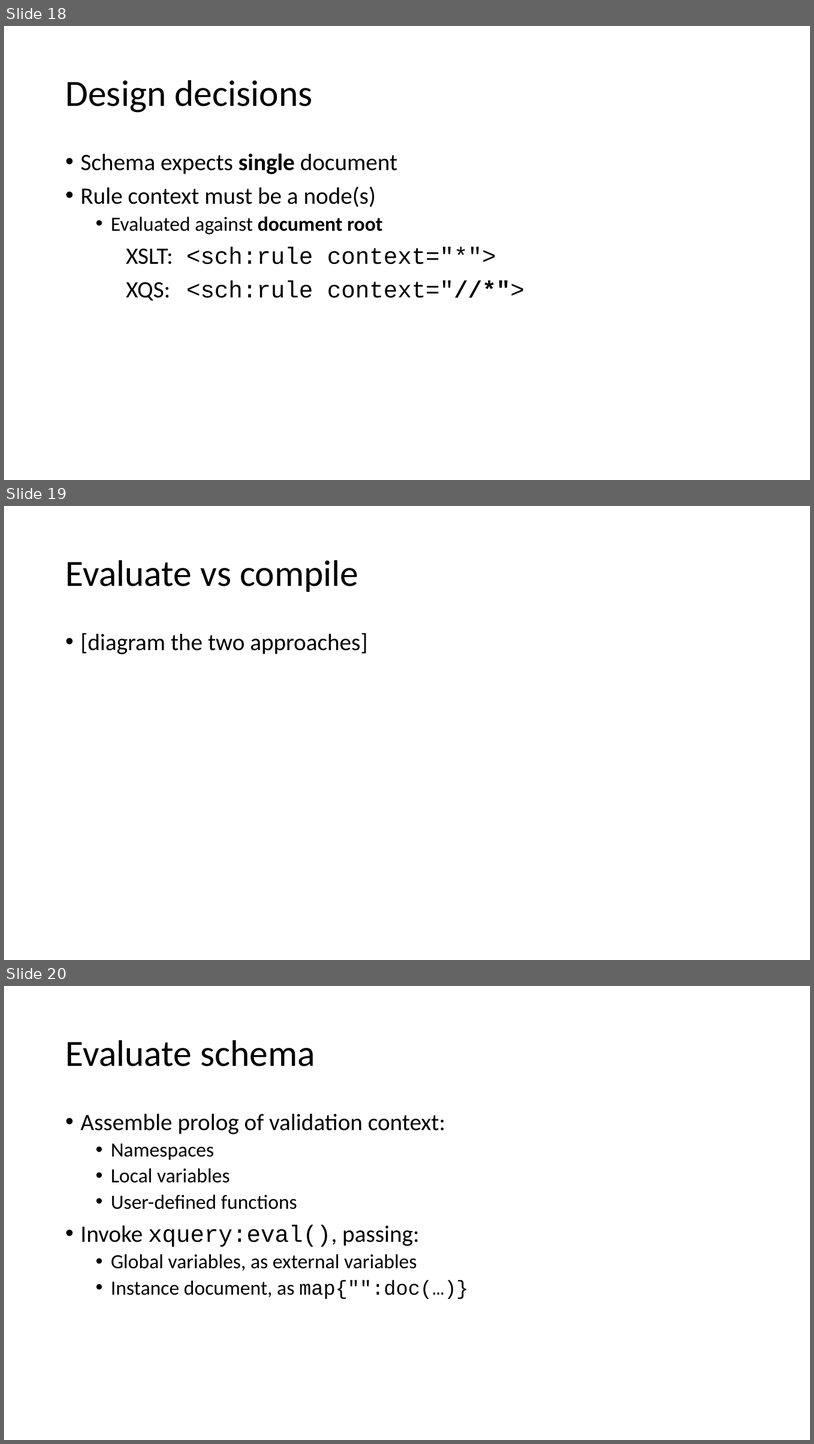
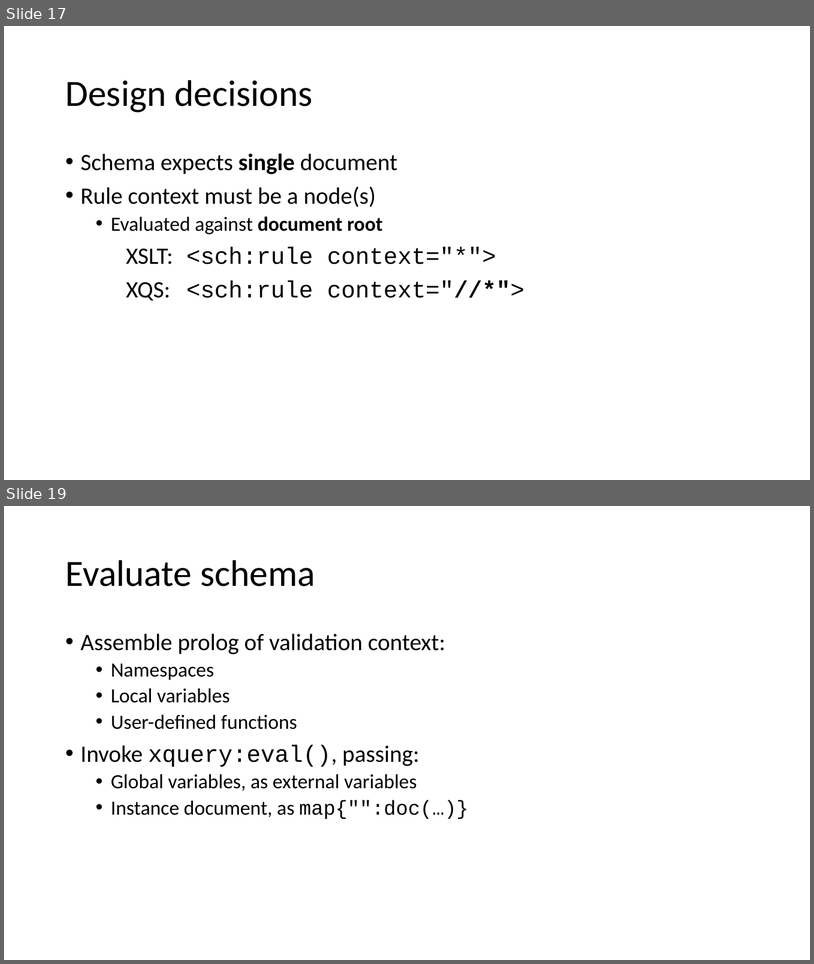
Before and after one commit to AndrewSales/XQS, a slide deck: Markup UK 2023 slides.pptx. Shown one above the other, each under a label of ours: slides 18, 19 and 20 before the commit, slides 17 and 19 after it; the slides between them are not shown. The pictures are 814x1444 and 814x964 pixels, drawn with LibreOffice and Linux fonts; fonts in the diff are those of the drawing. Boxes give left, top, right and bottom in pixels: in the first picture for what was removed or moved away, otherwise in the second. Text is boxed around its words. In the diff, an @@ line names an element or a change of style, - is before the commit and + after.

```diff
--- a/Markup UK 2023 slides.pptx
+++ b/Markup UK 2023 slides.pptx
@@ slide 19 removed at box(4, 506, 810, 960), background #FFFFFF @@
@@ title removed at box(65, 560, 359, 592) @@
-Evaluate vs compile
@@ text removed at box(81, 633, 368, 654) @@
-• [diagram the two approaches]
@@ what was slide 18 is now slide 17 @@
@@ what was slide 20 is now slide 19 @@
```
Also in this commit, not shown: 7 slides changed, 1 slide added.
